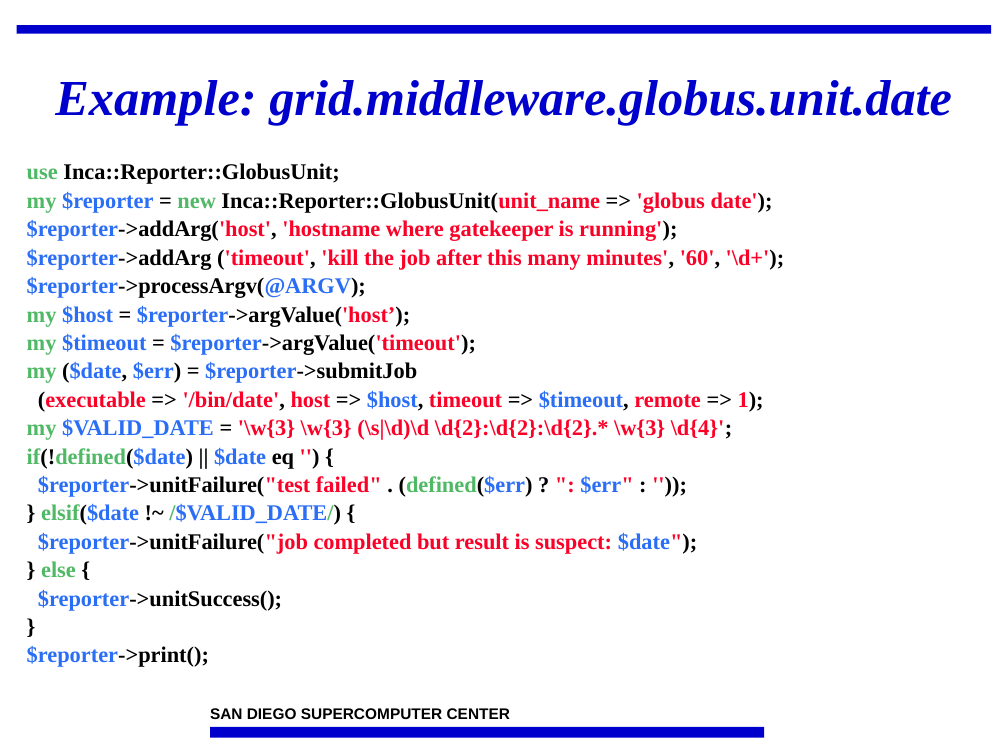
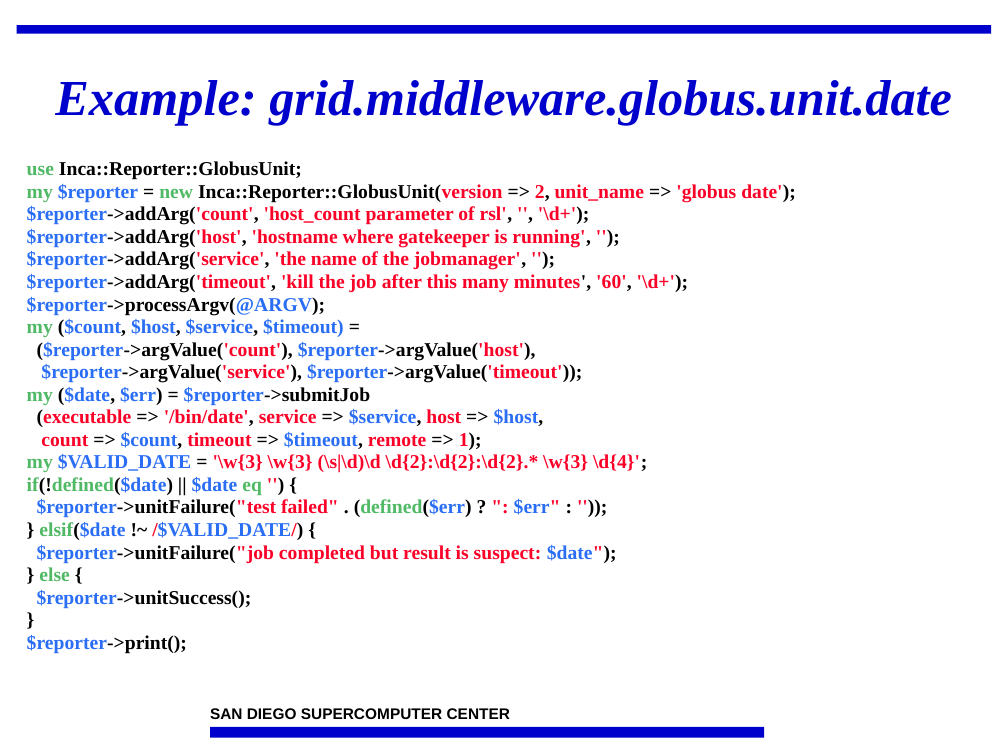
Before and after one commit to IncaProject/inca-xsede, a slide deck: slide 25 of talks/2008workshop/incaReporters.ppt (slide 20 before the commit). Drawn at 1008x756 pixels with LibreOffice and Linux fonts; fonts in the diff are those of the drawing; background and template pictures are left out. Boxes give left, top, right and bottom in pixels: in the first picture for what was removed or moved away, otherwise in the second. Text is boxed around its words. In the diff, an @@ line names an element or a change of style, - is before the commit and + after.

Commit message:
Update.

```diff
--- a/talks/2008workshop/incaReporters.ppt
+++ b/talks/2008workshop/incaReporters.ppt
@@ text at [27,161,647,654]: size 16 to 14 pt in "use Inca::Reporter::GlobusUnit;", "$reporter->processArgv(@ARGV);", "my ($date, $err) = $reporter->submitJob", "my $VALID_DATE = '\w{3} \w{3} (\s|\d)\d \d{2}:\d{2}:\d{2}.* ..." and 8 more places; text colour #000000 to #50B965 in "eq"; text colour #50B965 to #FC0128 in "/$VALID_DATE/)"; line spacing 0.85 to 0.75 @@
@@ text at [27,184,796,293]: text changed; size 16 to 14 pt @@
-my $reporter = new Inca::Reporter::GlobusUnit(unit_name => 'globus date');
-$reporter->addArg('host', 'hostname where gatekeeper is running');
-$reporter->addArg ('timeout', 'kill the job after this many minutes', '60', '\d+');
+my $reporter = new Inca::Reporter::GlobusUnit(version => 2, unit_name => 'globus date');
+$reporter->addArg('count', 'host_count parameter of rsl', '', '\d+');
+$reporter->addArg('host', 'hostname where gatekeeper is running', '');
+$reporter->addArg('service', 'the name of the jobmanager', '');
+$reporter->addArg('timeout', 'kill the job after this many minutes', '60', '\d+');
@@ text at [27,319,582,383]: text changed; size 16 to 14 pt @@
-my $host = $reporter->argValue('host’);
-my $timeout = $reporter->argValue('timeout');
+my ($count, $host, $service, $timeout) =
+($reporter->argValue('count'), $reporter->argValue('host'),
+$reporter->argValue('service'), $reporter->argValue('timeout'));
@@ text at [37,409,544,450]: text changed; size 16 to 14 pt @@
-(executable => '/bin/date', host => $host, timeout => $timeout, remote => 1);
+(executable => '/bin/date', service => $service, host => $host,
+count => $count, timeout => $timeout, remote => 1);
```
Also in this commit, not shown: 13 other slides changed, 7 slides added.
